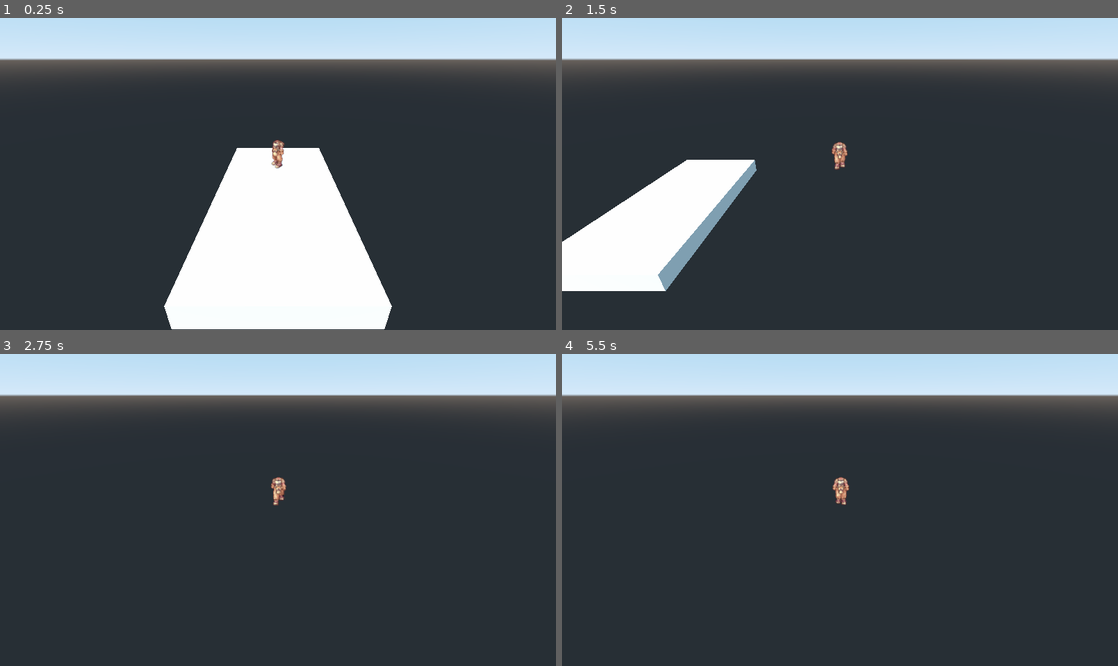
Above: before the commit, frames 1-4 (two rows, left to right).
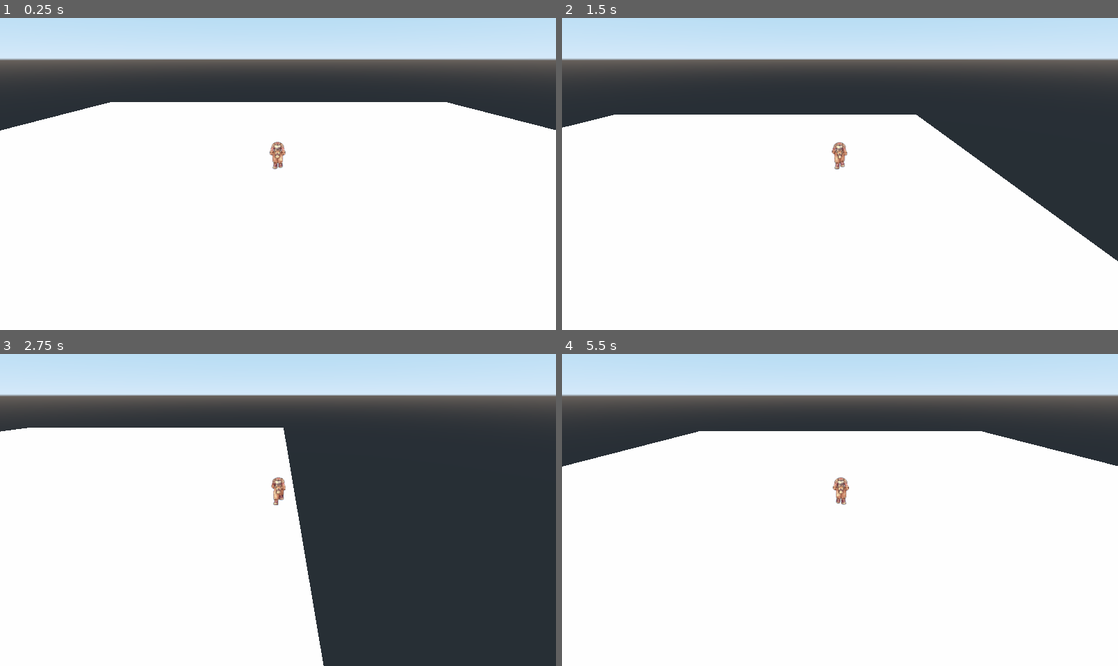
Above: after the commit, the same moments.

Repository: Tubaleviao/bolomtorok
Game: Godot game, scene res://Map.tscn
Two runs of this game, one before a commit and one after it. Both use one fixed random seed, a clock stepped at 60 frames per second and the inputs below.
Inputs (mouse positions are in pixels of both pictures, inside the frame that each line leads up to):
- Up to frame 1 (0.25 s): no input
- Up to frame 2 (1.5 s): tap Enter at 0.5 s; move the mouse to (962, 152) at 0.52 s; hold Right (ui_right) 0.53-1.28 s; hold Ctrl (ctrl) 0.53-1.28 s; click (962, 152) at 0.67 s; tap Space (jump) at 0.77 s; move the mouse to (728, 183) at 1.27 s; hold Down (ui_down) from 1.28 s (still down); tap Ctrl (ctrl) at 1.35 s
- Up to frame 3 (2.75 s): tap Space (jump) at 1.52 s; move the mouse to (333, 432) at 2.02 s; release Down (ui_down) at 2.03 s; hold Right (ui_right) from 2.03 s (still down); hold Ctrl (ctrl) from 2.03 s (still down)
- Up to frame 4 (5.5 s): move the mouse to (812, 569) at 2.77 s; release Right (ui_right) at 2.78 s; release Ctrl (ctrl) at 2.78 s; hold Up (ui_up) 2.78-3.53 s; tap Ctrl (ctrl) at 2.85, 4.35 s; click (812, 569) at 2.92 s; tap Space (jump) at 3.02, 3.77, 4.52 s; move the mouse to (1006, 553) at 3.52 s; hold Ctrl (ctrl) 3.53-4.28 s; hold Left (ui_left) 3.53-5.03 s; move the mouse to (673, 453) at 4.27 s; move the mouse to (867, 503) at 5.02 s; hold Down (ui_down) from 5.03 s (still down); hold Ctrl (ctrl) from 5.03 s (still down); click (867, 503) at 5.17 s

The runs differ from the first frame. In frame 1, 54% of the frame differs, in the area x 0-100%, y 26-100%; in frame 2, 53%; in frame 3, 42%; in frame 4, 72%, in the area x 0-100%, y 24-100%.

Commit message:
resized map and fixed character collision shape

Diff:
--- a/Map.tscn
+++ b/Map.tscn
@@ -3,132 +3,136 @@
 [ext_resource path="res://Player/Player.tscn" type="PackedScene" id=1]
 [ext_resource path="res://Sprites/novice.png" type="Texture" id=2]
 
-[sub_resource type="BoxShape" id=26]
-extents = Vector3( 2.24768, 0.225404, 2.11418 )
+[sub_resource type="BoxShape" id=1]
+extents = Vector3( 1.0784, 0.225404, 1.03682 )
 
-[sub_resource type="SpatialMaterial" id=27]
+[sub_resource type="SpatialMaterial" id=2]
 
-[sub_resource type="CubeMesh" id=28]
-material = SubResource( 27 )
+[sub_resource type="CubeMesh" id=3]
+material = SubResource( 2 )
 size = Vector3( 2, 1, 2 )
 
-[sub_resource type="AtlasTexture" id=29]
+[sub_resource type="AtlasTexture" id=4]
+flags = 23
+atlas = ExtResource( 2 )
+region = Rect2( 0, 200, 90, 100 )
+
+[sub_resource type="AtlasTexture" id=5]
+flags = 23
+atlas = ExtResource( 2 )
+region = Rect2( 90, 200, 90, 100 )
+
+[sub_resource type="AtlasTexture" id=6]
+flags = 23
+atlas = ExtResource( 2 )
+region = Rect2( 180, 200, 90, 100 )
+
+[sub_resource type="AtlasTexture" id=7]
+flags = 23
+atlas = ExtResource( 2 )
+region = Rect2( 270, 200, 90, 100 )
+
+[sub_resource type="AtlasTexture" id=8]
+flags = 23
+atlas = ExtResource( 2 )
+region = Rect2( 360, 200, 90, 100 )
+
+[sub_resource type="AtlasTexture" id=9]
+flags = 23
+atlas = ExtResource( 2 )
+region = Rect2( 450, 200, 90, 100 )
+
+[sub_resource type="AtlasTexture" id=10]
+flags = 23
+atlas = ExtResource( 2 )
+region = Rect2( 540, 200, 90, 100 )
+
+[sub_resource type="AtlasTexture" id=11]
+flags = 23
+atlas = ExtResource( 2 )
+region = Rect2( 630, 200, 90, 100 )
+
+[sub_resource type="AtlasTexture" id=12]
 flags = 23
 atlas = ExtResource( 2 )
 region = Rect2( 0, 100, 90, 100 )
 
-[sub_resource type="AtlasTexture" id=30]
+[sub_resource type="AtlasTexture" id=13]
 flags = 23
 atlas = ExtResource( 2 )
 region = Rect2( 90, 100, 90, 100 )
 
-[sub_resource type="AtlasTexture" id=31]
+[sub_resource type="AtlasTexture" id=14]
 flags = 23
 atlas = ExtResource( 2 )
 region = Rect2( 180, 100, 90, 100 )
 
-[sub_resource type="AtlasTexture" id=32]
+[sub_resource type="AtlasTexture" id=15]
 flags = 23
 atlas = ExtResource( 2 )
 region = Rect2( 270, 100, 90, 100 )
 
-[sub_resource type="AtlasTexture" id=33]
+[sub_resource type="AtlasTexture" id=16]
 flags = 23
 atlas = ExtResource( 2 )
 region = Rect2( 360, 100, 90, 100 )
 
-[sub_resource type="AtlasTexture" id=34]
+[sub_resource type="AtlasTexture" id=17]
 flags = 23
 atlas = ExtResource( 2 )
 region = Rect2( 450, 100, 90, 100 )
 
-[sub_resource type="AtlasTexture" id=35]
+[sub_resource type="AtlasTexture" id=18]
 flags = 23
 atlas = ExtResource( 2 )
 region = Rect2( 540, 100, 90, 100 )
 
-[sub_resource type="AtlasTexture" id=36]
+[sub_resource type="AtlasTexture" id=19]
 flags = 23
 atlas = ExtResource( 2 )
 region = Rect2( 630, 100, 90, 100 )
 
-[sub_resource type="AtlasTexture" id=37]
-flags = 23
-atlas = ExtResource( 2 )
-region = Rect2( 0, 200, 90, 100 )
-
-[sub_resource type="AtlasTexture" id=38]
-flags = 23
-atlas = ExtResource( 2 )
-region = Rect2( 90, 200, 90, 100 )
-
-[sub_resource type="AtlasTexture" id=39]
-flags = 23
-atlas = ExtResource( 2 )
-region = Rect2( 180, 200, 90, 100 )
-
-[sub_resource type="AtlasTexture" id=40]
-flags = 23
-atlas = ExtResource( 2 )
-region = Rect2( 270, 200, 90, 100 )
-
-[sub_resource type="AtlasTexture" id=41]
-flags = 23
-atlas = ExtResource( 2 )
-region = Rect2( 360, 200, 90, 100 )
-
-[sub_resource type="AtlasTexture" id=42]
-flags = 23
-atlas = ExtResource( 2 )
-region = Rect2( 450, 200, 90, 100 )
-
-[sub_resource type="AtlasTexture" id=43]
-flags = 23
-atlas = ExtResource( 2 )
-region = Rect2( 540, 200, 90, 100 )
-
-[sub_resource type="AtlasTexture" id=44]
-flags = 23
-atlas = ExtResource( 2 )
-region = Rect2( 630, 200, 90, 100 )
-
-[sub_resource type="SpriteFrames" id=45]
+[sub_resource type="SpriteFrames" id=20]
 animations = [ {
-"frames": [ SubResource( 29 ), SubResource( 30 ), SubResource( 31 ), SubResource( 32 ), SubResource( 33 ), SubResource( 34 ), SubResource( 35 ), SubResource( 36 ) ],
+"frames": [ SubResource( 4 ), SubResource( 5 ), SubResource( 6 ), SubResource( 7 ), SubResource( 8 ), SubResource( 9 ), SubResource( 10 ), SubResource( 11 ) ],
+"loop": true,
+"name": "left-walk",
+"speed": 30.0
+}, {
+"frames": [ SubResource( 12 ), SubResource( 13 ), SubResource( 14 ), SubResource( 15 ), SubResource( 16 ), SubResource( 17 ), SubResource( 18 ), SubResource( 19 ) ],
 "loop": true,
 "name": "front-walk",
 "speed": 30.0
-}, {
-"frames": [ SubResource( 37 ), SubResource( 38 ), SubResource( 39 ), SubResource( 40 ), SubResource( 41 ), SubResource( 42 ), SubResource( 43 ), SubResource( 44 ) ],
-"loop": true,
-"name": "left-walk",
-"speed": 30.0
 } ]
 
-[sub_resource type="ImageTexture" id=46]
+[sub_resource type="ImageTexture" id=21]
 
 [node name="Spatial" type="Spatial"]
 
 [node name="StaticBody" type="StaticBody" parent="."]
-transform = Transform( 3, 0, 0, 0, 0.5, 0, 0, 0, 3, 0, 0, 0 )
+transform = Transform( 20, 0, 0, 0, 0.5, 0, 0, 0, 10, 0.02668, -0.0266888, -0.000840187 )
 
 [node name="CollisionShape" type="CollisionShape" parent="StaticBody"]
-transform = Transform( 0.5, 0, 0, 0, 1, 0, 0, 0, 1, 0, -0.88, 0 )
-shape = SubResource( 26 )
+transform = Transform( 0.5, 0, 0, 0, 1, 0, 0, 0, 1, 0, -0.5, 0 )
+shape = SubResource( 1 )
 
 [node name="MeshInstance" type="MeshInstance" parent="StaticBody/CollisionShape"]
-transform = Transform( 1, 0, 0, 0, 1, 0, 0, 0, 1, 0, -0.175227, 0 )
-mesh = SubResource( 28 )
+transform = Transform( 1.058, 0, 0, 0, 1, 0, 0, 0, 1, 0, 0, 0 )
+mesh = SubResource( 3 )
 material/0 = null
 
 [node name="KinematicBody" parent="." instance=ExtResource( 1 )]
+transform = Transform( 1, 0, 0, 0, 1, 0, 0, 0, 1, 0, 0.27481, 0 )
 
 [node name="AnimatedSprite3D" parent="KinematicBody/Position3D" index="0"]
-frames = SubResource( 45 )
-animation = "left-walk"
+transform = Transform( 1, 0, 0, 0, 1, 0, 0, 0, 1, 0, 0.074939, 0 )
+frames = SubResource( 20 )
 
 [node name="Sprite3D" type="Sprite3D" parent="KinematicBody/Position3D" index="1"]
-texture = SubResource( 46 )
+texture = SubResource( 21 )
+
+[node name="CollisionShape" parent="KinematicBody" index="1"]
+transform = Transform( 0.328, 0, 0, 0, 0.533, 0, 0, 0, 0.436, 0, -0.191956, 0 )
 
 [node name="Node2D" parent="KinematicBody" index="2"]
 position = Vector2( 307, 136 )
--- a/project.godot
+++ b/project.godot
@@ -10,7 +10,6 @@
 
 _global_script_classes=[  ]
 _global_script_class_icons={
-
 }
 
 [application]
